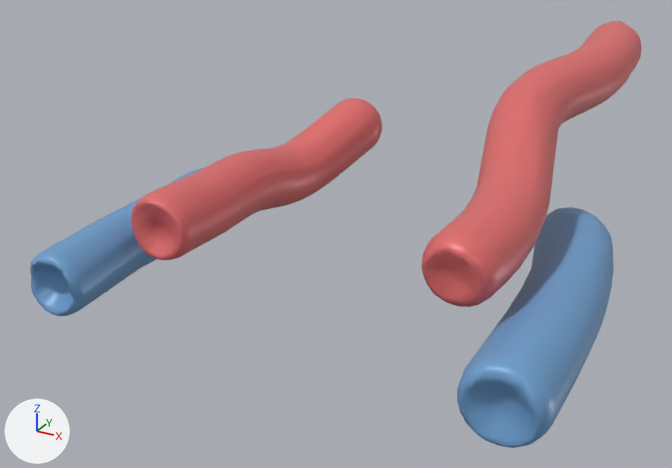
Two versions of the glTF model public/anatomy/cou-vaisseaux.glb, one commit apart.
Rendered twice from a camera (50 mm lens) standing at (47.0, -1458.3, -69.9) and looking at (-5.4, -1363.0, -117.6). Arrows for +X, +Y and +Z are at lower left; the lights stay in place. The picture after the commit comes second. Where no turn or scale is listed for an object, it has been applied to the vertices.

In view in the first picture: 'artere_carotide_commune_droite', 'artere_carotide_commune_gauche', 'veine_jugulaire_interne_droite', 'veine_jugulaire_interne_gauche'.
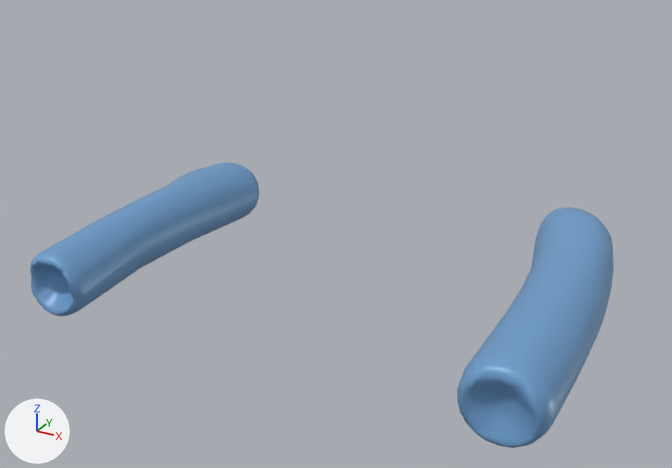
The change, as JSON lines over the scene's bpy script:
```json
{"op": "set", "path": "mat_material_0.base_color", "old": "(0.75, 0.15, 0.15)", "new": "(0.16, 0.35, 0.62)", "note": "red #e16c6c -> blue #6fa0ce"}
{"block": "me_veine_jugulaire_interne_droite", "where": "me_veine_jugulaire_interne_droite.from_pydata(...)  # 292 vertices, 580 faces; spans x -4.9..4.9, y -20.7..20.7, z -4.7..4.7"}
{"op": "remove", "block": "me_veine_jugulaire_interne_droite", "code": "me_veine_jugulaire_interne_droite.materials.append(mat_material_1)  # blue #6fa0ce"}
{"op": "add", "block": "me_veine_jugulaire_interne_droite", "code": "me_veine_jugulaire_interne_droite.materials.append(mat_material_0)  # blue #6fa0ce"}
{"block": "me_veine_jugulaire_interne_gauche", "where": "me_veine_jugulaire_interne_gauche.from_pydata(...)  # 362 vertices, 720 faces; spans x -6.6..6.6, y -21.6..21.6, z -5.4..5.4"}
{"op": "remove", "block": "me_veine_jugulaire_interne_gauche", "code": "me_veine_jugulaire_interne_gauche.materials.append(mat_material_1)  # blue #6fa0ce"}
{"op": "add", "block": "me_veine_jugulaire_interne_gauche", "code": "me_veine_jugulaire_interne_gauche.materials.append(mat_material_0)  # blue #6fa0ce"}
{"op": "remove", "block": "ob_artere_carotide_commune_droite", "code": ["ob_artere_carotide_commune_droite = bpy.data.objects.new('artere_carotide_commune_droite', me_artere_carotide_commune_droite)", "ob_artere_carotide_commune_droite.location = (-14.9, -1362.7, -111.5)"]}
{"op": "remove", "block": "ob_artere_carotide_commune_gauche", "code": ["ob_artere_carotide_commune_gauche = bpy.data.objects.new('artere_carotide_commune_gauche', me_artere_carotide_commune_gauche)", "ob_artere_carotide_commune_gauche.location = (16.8, -1351.8, -104.2)"]}
```

Location of each change, [x1, y1, x2, y2] in pixels of the pictures (672 x 468 px):
```json
{"object": "artere_carotide_commune_gauche", "change": "deleted", "before": [421, 21, 641, 307], "on screen": "red"}
{"object": "veine_jugulaire_interne_gauche", "change": "recoloured", "before": [489, 207, 589, 339], "after": [489, 207, 589, 339], "on screen": "lighter"}
{"object": "artere_carotide_commune_droite", "change": "deleted", "before": [131, 98, 382, 260], "on screen": "red"}
```
